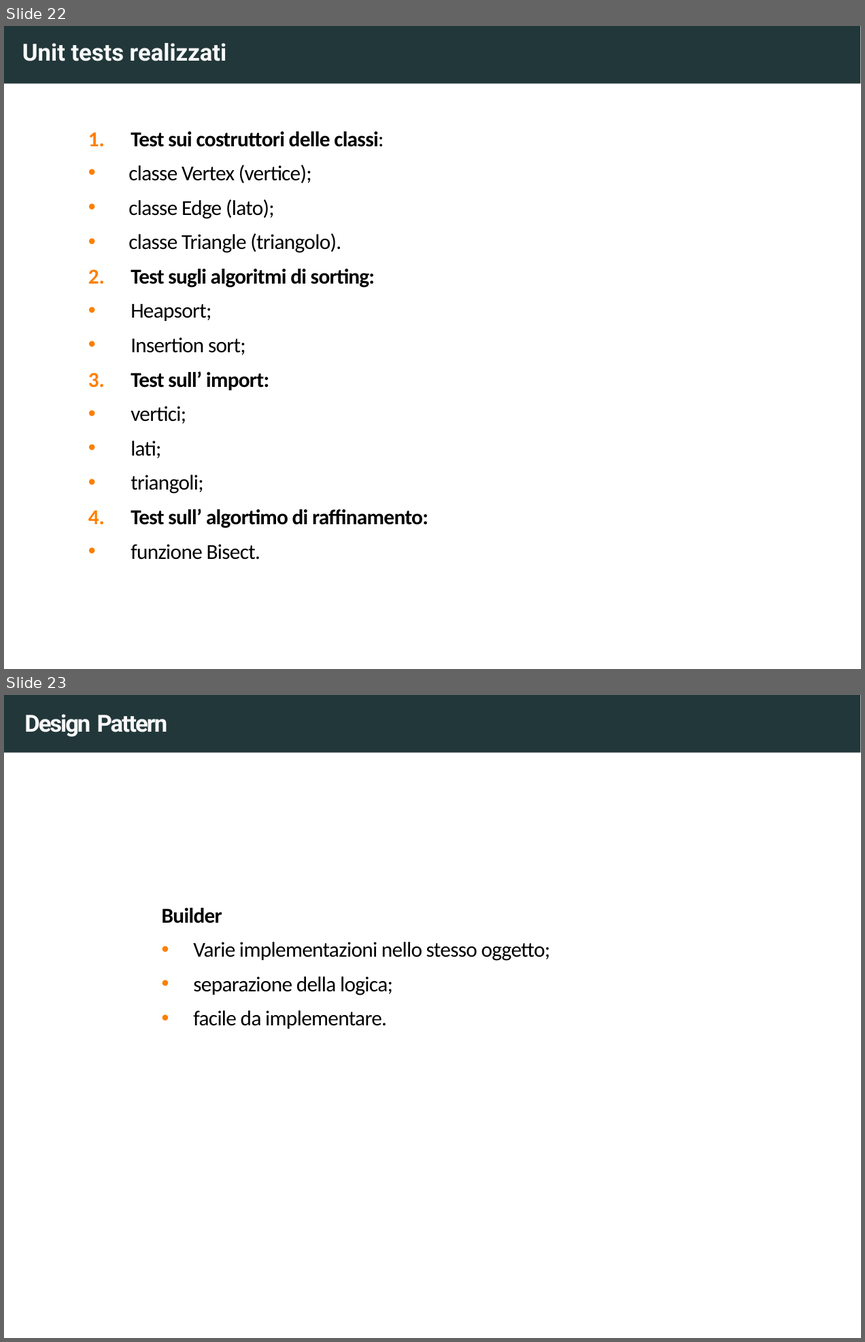
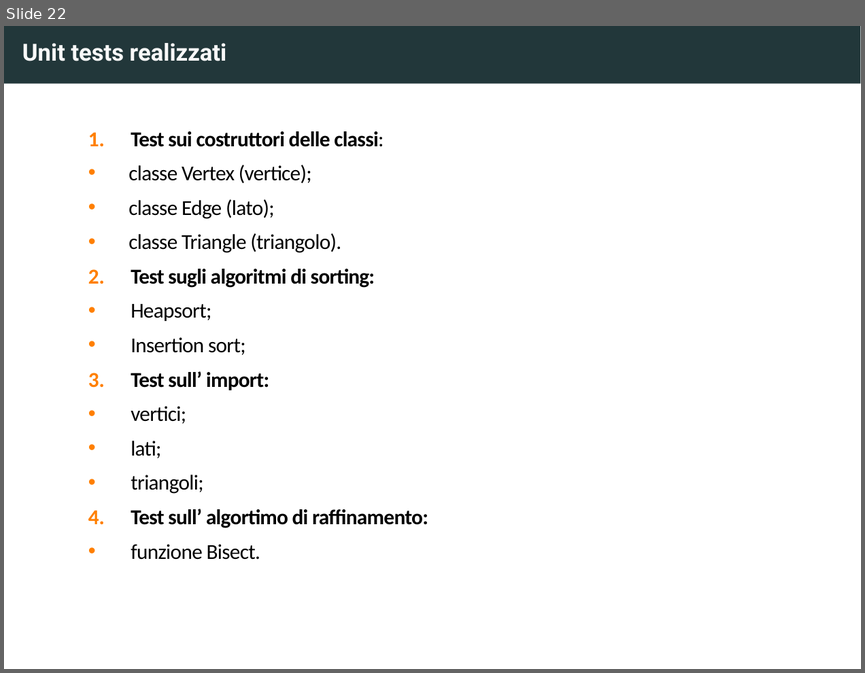
Before and after one commit to MatteoTonti/Progetto_PCS_2023, a slide deck: documentiVari/Presentazione progetto.pptx. Shown one above the other, each under a label of ours: slides 22 and 23 before the commit, slide 22 after it. The pictures are 865x1342 and 865x673 pixels, drawn with LibreOffice and Linux fonts; fonts in the diff are those of the drawing. Boxes give left, top, right and bottom in pixels: in the first picture for what was removed or moved away, otherwise in the second. Text is boxed around its words. In the diff, an @@ line names an element or a change of style, - is before the commit and + after.

Commit message:
eliminata slide sbagliata eheh

```diff
--- a/documentiVari/Presentazione progetto.pptx
+++ b/documentiVari/Presentazione progetto.pptx
@@ slide 23 removed at (x1=4, y1=695, x2=861, y2=1338), background #FFFFFF; not listed: 1 template element that a slide beside it also shows @@
@@ title removed at (x1=24, y1=714, x2=168, y2=737) @@
-Design Pattern
@@ text removed at (x1=162, y1=908, x2=551, y2=1029) @@
-Builder
-• Varie implementazioni nello stesso oggetto;
-• separazione della logica;
-• facile da implementare.
```
